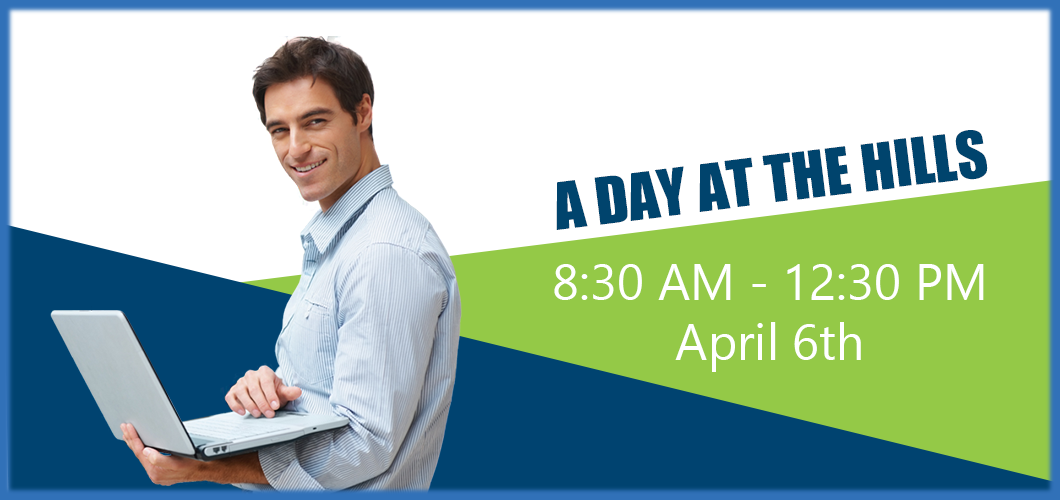
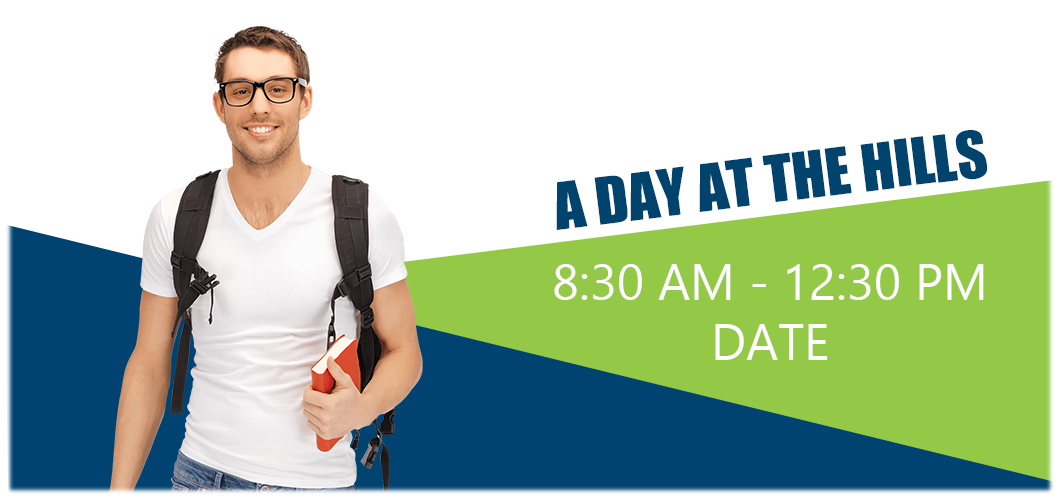
Two versions of the same layered image (1060px x 500px). Layer-by-layer changes:
removed layer "slide_3" from group "Mask" over [49, 36, 462, 500]
added group "Day at the Hills" with 6 layers in group "Mask" over [0, 0, 1060, 500]
added layer "Dude" in group "Day at the Hills" over [106, 26, 423, 500]
renamed "8:30 AM - 12:30 PM April 6th" to "8:30 AM - 12:30 PM DATE", moved it into group "Day at the Hills", painted on it over [675, 322, 861, 372]
moved "Shape 1" (1st of 3, in "Mask" › "Day at the Hills") into group "Day at the Hills" over [3, 224, 1060, 500]
moved "Shape 2" (1st of 3, in "Mask" › "Day at the Hills") into group "Day at the Hills" over [0, 179, 1060, 500]
showed "Layer 2", moved it into group "Day at the Hills", painted on it over [0, 0, 1060, 500]
moved "Layer 1" into group "Boo Fest", painted on it over [0, 0, 1060, 500]
hid "Background" over [0, 0, 1060, 500]
